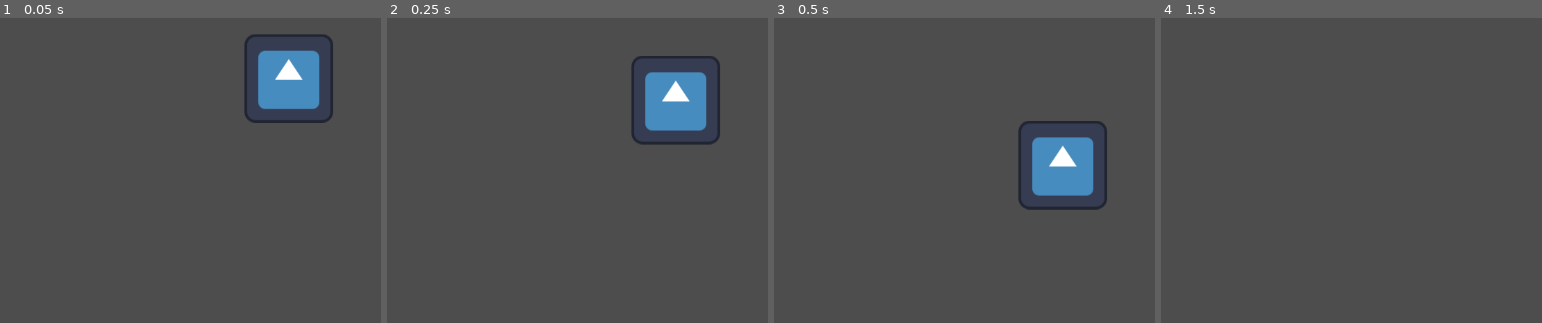
Above: before the commit, frames 1-4 (left to right).
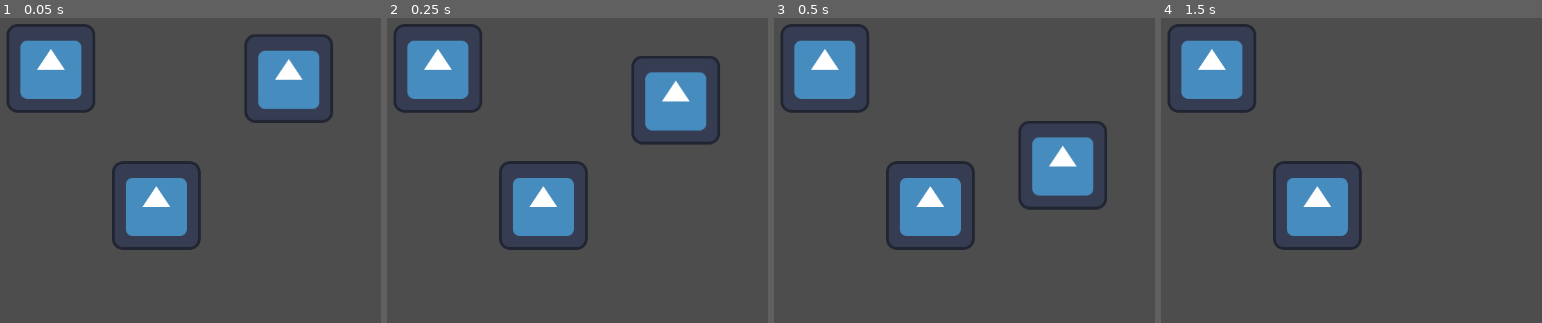
Above: after the commit, the same moments.

Repository: whizary/Pizza-Delivery
Game: Godot game, scene res://main.tscn
Same seed, same stepped clock (60 frames per second), same inputs: the game is played once before the commit and once after it. The project has no main scene, so this scene is started directly. The engine's default icon, where the game draws it, is replaced by a stand-in: a white triangle on a blue panel in a dark square.
Inputs:
- Up to frame 1 (0.05 s): no input
- Up to frame 2 (0.25 s): no input
- Up to frame 3 (0.5 s): no input
- Up to frame 4 (1.5 s): tap Enter (ui_accept) at 0.5, 0.77, 1.25 s; hold Right (ui_right) from 0.53 s (still down)

The runs differ from the first frame. In frame 1, 7.8% of the frame differs, in the area x 1-53%, y 1-77%; in frame 2, 7.8%; in frame 3, 7.8%; in frame 4, 7.8%.

Commit message:
Update main.tscn

Diff:
--- a/main.tscn
+++ b/main.tscn
@@ -17,3 +17,11 @@
 [node name="Icon" type="Sprite2D" parent="CharacterBody2D"]
 position = Vector2(81, 80)
 texture = ExtResource("2_a1g5q")
+
+[node name="Icon" type="Sprite2D" parent="."]
+position = Vector2(384, 402)
+texture = ExtResource("2_a1g5q")
+
+[node name="Icon2" type="Sprite2D" parent="."]
+position = Vector2(232, 204)
+texture = ExtResource("2_a1g5q")
